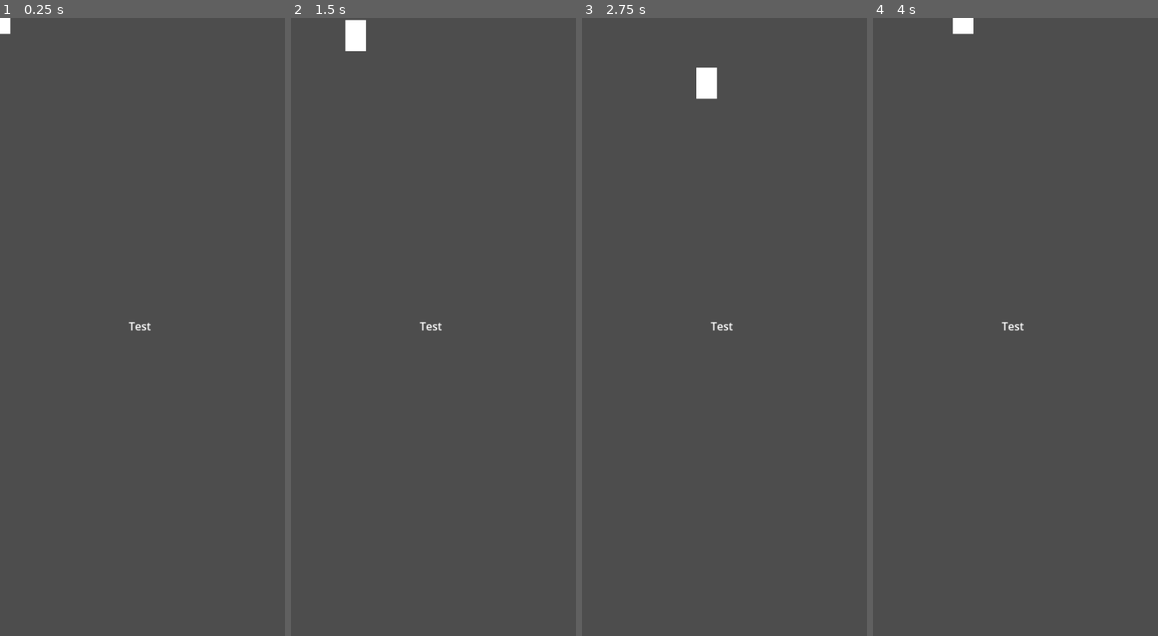
Above: before the commit, frames 1-4 (left to right).
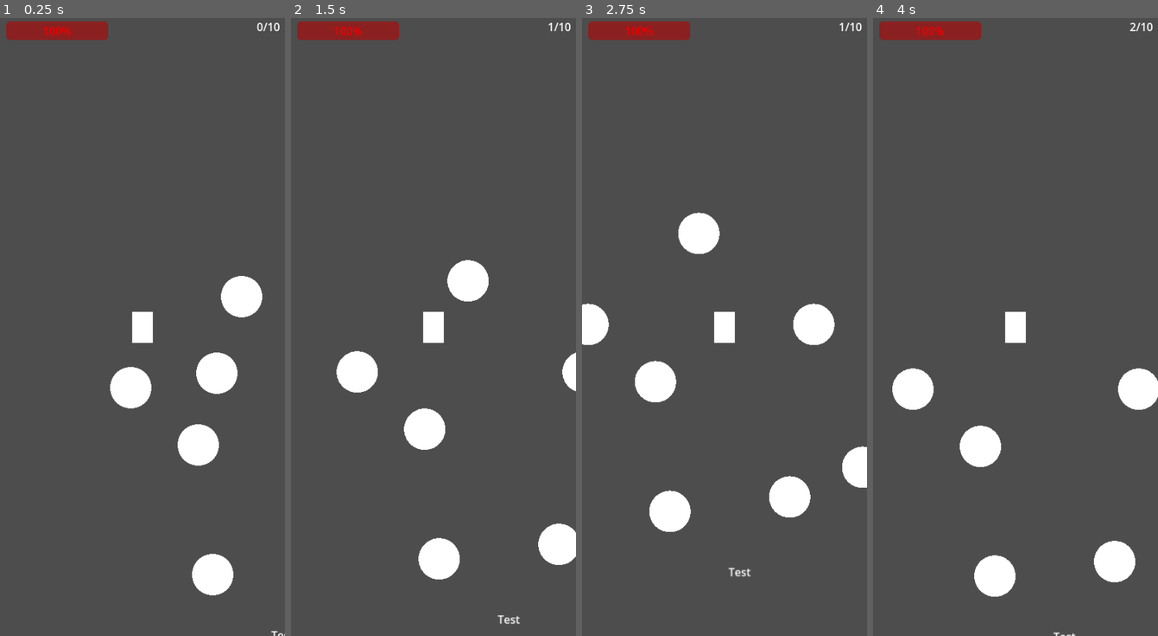
Above: after the commit, the same moments.

Repository: Razboinicul/7day-jam
Game: Godot game, scene res://Main.tscn
The game is run twice, just before and just after one commit, with the same random seed, the same clock (stepped at 60 frames per second) and the same inputs.
Inputs:
- Up to frame 1 (0.25 s): no input
- Up to frame 2 (1.5 s): tap Enter at 0.5 s; hold Right (ui_right) 0.53-1.28 s; hold Down (ui_down) from 1.28 s (still down)
- Up to frame 3 (2.75 s): release Down (ui_down) at 2.03 s; hold Right (ui_right) from 2.03 s (still down)
- Up to frame 4 (4 s): release Right (ui_right) at 2.78 s; hold Up (ui_up) 2.78-3.53 s; hold Left (ui_left) from 3.53 s (still down)

The runs differ from the first frame. In frame 1, 5.6% of the frame differs, in the area x 0-100%, y 0-100%; in frame 2, 5.8%; in frame 3, 6.9%, in the area x 0-100%, y 0-91%; in frame 4, 5.5%.

Commit message:
Coins, next level and string

Diff:
--- /dev/null
+++ b/Collectable/Coin.tscn
@@ -0,0 +1,20 @@
+[gd_scene load_steps=4 format=3 uid="uid://17skxsm0evxo"]
+
+[sub_resource type="StandardMaterial3D" id="StandardMaterial3D_djhhw"]
+albedo_color = Color(1, 1, 0, 1)
+
+[sub_resource type="SphereMesh" id="SphereMesh_4rxd6"]
+material = SubResource("StandardMaterial3D_djhhw")
+radius = 30.0
+height = 60.0
+
+[sub_resource type="CircleShape2D" id="CircleShape2D_a2cs2"]
+radius = 30.0
+
+[node name="Coin" type="StaticBody2D"]
+
+[node name="MeshInstance2D" type="MeshInstance2D" parent="."]
+mesh = SubResource("SphereMesh_4rxd6")
+
+[node name="CollisionShape2D" type="CollisionShape2D" parent="."]
+shape = SubResource("CircleShape2D_a2cs2")
--- /dev/null
+++ b/Global.gd
@@ -0,0 +1,14 @@
+extends Node
+
+var level: int = 0
+const max_level: int = 0
+
+func next_level():
+	if level != max_level:
+		level += 1
+		print("Going to next level")
+		var level_string: String = "res://Levels/Level"+str(level)+".tscn"
+		get_tree().change_scene_to_file(level_string)
+	else:
+		print("No next level")
+		get_tree().quit() #Placeholder
--- a/Levels/TestLevel.tscn
+++ b/Levels/TestLevel.tscn
@@ -1,7 +1,58 @@
-[gd_scene load_steps=2 format=3 uid="uid://djw3afutsk775"]
+[gd_scene load_steps=4 format=3 uid="uid://djw3afutsk775"]
 
 [ext_resource type="PackedScene" uid="uid://wrf5pem5elve" path="res://Player/Player.tscn" id="1_bovdl"]
+[ext_resource type="PackedScene" uid="uid://17skxsm0evxo" path="res://Collectable/Coin.tscn" id="2_aaokv"]
+
+[sub_resource type="ShaderMaterial" id="ShaderMaterial_r7s5g"]
 
 [node name="TestLevel" type="Node2D"]
 
 [node name="Player" parent="." instance=ExtResource("1_bovdl")]
+
+[node name="ProgressBar" type="ProgressBar" parent="Player"]
+modulate = Color(1, 0, 0, 1)
+self_modulate = Color(1, 0, 0, 1)
+texture_filter = 1
+material = SubResource("ShaderMaterial_r7s5g")
+offset_left = -198.0
+offset_top = -443.0
+offset_right = -50.0
+offset_bottom = -416.0
+step = 0.5
+
+[node name="Coins" type="Label" parent="Player"]
+offset_left = 166.0
+offset_top = -447.0
+offset_right = 206.0
+offset_bottom = -421.0
+text = "0/10"
+
+[node name="Coin" parent="." instance=ExtResource("2_aaokv")]
+position = Vector2(81, 171)
+
+[node name="Coin2" parent="." instance=ExtResource("2_aaokv")]
+position = Vector2(108, 67)
+
+[node name="Coin3" parent="." instance=ExtResource("2_aaokv")]
+position = Vector2(-17, 88)
+
+[node name="Coin4" parent="." instance=ExtResource("2_aaokv")]
+position = Vector2(144, -44)
+
+[node name="Coin5" parent="." instance=ExtResource("2_aaokv")]
+position = Vector2(102, 359)
+
+[node name="Coin6" parent="." instance=ExtResource("2_aaokv")]
+position = Vector2(382, 295)
+
+[node name="Coin7" parent="." instance=ExtResource("2_aaokv")]
+position = Vector2(311, 88)
+
+[node name="Coin8" parent="." instance=ExtResource("2_aaokv")]
+position = Vector2(276, 338)
+
+[node name="Coin9" parent="." instance=ExtResource("2_aaokv")]
+position = Vector2(585, 129)
+
+[node name="Coin10" parent="." instance=ExtResource("2_aaokv")]
+position = Vector2(427, 112)
--- a/Player/Player.gd
+++ b/Player/Player.gd
@@ -1,8 +1,17 @@
 extends CharacterBody2D
 
-
+@export var health: float = 100.0
+@export var coins: int = 0
 const SPEED = 125.0
 
+func _ready():
+	pass
+
+func _process(delta):
+	if coins >= 10:
+		Global.next_level()
+	$Coins.text = str(coins)+"/10"
+	$ProgressBar.value = health
 
 func _physics_process(delta):
 	velocity = Vector2.ZERO
@@ -15,3 +24,8 @@
 	if Input.is_action_pressed("ui_up"):
 		velocity.y = -SPEED
 	move_and_slide()
+
+func _on_area_2d_body_entered(body):
+	if "Coin" in body.name or body.name == "Coin":
+		coins += 1
+		body.queue_free()
--- a/Player/Player.tscn
+++ b/Player/Player.tscn
@@ -1,9 +1,12 @@
-[gd_scene load_steps=3 format=3 uid="uid://wrf5pem5elve"]
+[gd_scene load_steps=4 format=3 uid="uid://wrf5pem5elve"]
 
 [ext_resource type="Script" path="res://Player/Player.gd" id="1_nnpy4"]
 
 [sub_resource type="RectangleShape2D" id="RectangleShape2D_yo3mk"]
 size = Vector2(30, 45)
+
+[sub_resource type="RectangleShape2D" id="RectangleShape2D_njys6"]
+size = Vector2(32, 48)
 
 [node name="Player" type="CharacterBody2D"]
 script = ExtResource("1_nnpy4")
@@ -23,3 +26,13 @@
 
 [node name="CollisionShape2D" type="CollisionShape2D" parent="."]
 shape = SubResource("RectangleShape2D_yo3mk")
+
+[node name="Area2D" type="Area2D" parent="."]
+
+[node name="CollisionShape2D" type="CollisionShape2D" parent="Area2D"]
+shape = SubResource("RectangleShape2D_njys6")
+debug_color = Color(0.34902, 0, 0.701961, 0.74902)
+
+[node name="Camera2D" type="Camera2D" parent="."]
+
+[connection signal="body_entered" from="Area2D" to="." method="_on_area_2d_body_entered"]
--- a/project.godot
+++ b/project.godot
@@ -15,6 +15,10 @@
 config/features=PackedStringArray("4.1", "Forward Plus")
 config/icon="res://icon.svg"
 
+[autoload]
+
+Global="*res://Global.gd"
+
 [display]
 
 window/size/viewport_width=414
@@ -25,3 +29,38 @@
 [dotnet]
 
 project/assembly_name="7day Jam"
+
+[input]
+
+ui_left={
+"deadzone": 0.5,
+"events": [Object(InputEventKey,"resource_local_to_scene":false,"resource_name":"","device":0,"window_id":0,"alt_pressed":false,"shift_pressed":false,"ctrl_pressed":false,"meta_pressed":false,"pressed":false,"keycode":4194319,"physical_keycode":0,"key_label":0,"unicode":0,"echo":false,"script":null)
+, Object(InputEventJoypadButton,"resource_local_to_scene":false,"resource_name":"","device":0,"button_index":13,"pressure":0.0,"pressed":false,"script":null)
+, Object(InputEventJoypadMotion,"resource_local_to_scene":false,"resource_name":"","device":0,"axis":0,"axis_value":-1.0,"script":null)
+, Object(InputEventKey,"resource_local_to_scene":false,"resource_name":"","device":-1,"window_id":0,"alt_pressed":false,"shift_pressed":false,"ctrl_pressed":false,"meta_pressed":false,"pressed":false,"keycode":0,"physical_keycode":65,"key_label":0,"unicode":97,"echo":false,"script":null)
+]
+}
+ui_right={
+"deadzone": 0.5,
+"events": [Object(InputEventKey,"resource_local_to_scene":false,"resource_name":"","device":0,"window_id":0,"alt_pressed":false,"shift_pressed":false,"ctrl_pressed":false,"meta_pressed":false,"pressed":false,"keycode":4194321,"physical_keycode":0,"key_label":0,"unicode":0,"echo":false,"script":null)
+, Object(InputEventJoypadButton,"resource_local_to_scene":false,"resource_name":"","device":0,"button_index":14,"pressure":0.0,"pressed":false,"script":null)
+, Object(InputEventJoypadMotion,"resource_local_to_scene":false,"resource_name":"","device":0,"axis":0,"axis_value":1.0,"script":null)
+, Object(InputEventKey,"resource_local_to_scene":false,"resource_name":"","device":-1,"window_id":0,"alt_pressed":false,"shift_pressed":false,"ctrl_pressed":false,"meta_pressed":false,"pressed":false,"keycode":0,"physical_keycode":68,"key_label":0,"unicode":100,"echo":false,"script":null)
+]
+}
+ui_up={
+"deadzone": 0.5,
+"events": [Object(InputEventKey,"resource_local_to_scene":false,"resource_name":"","device":0,"window_id":0,"alt_pressed":false,"shift_pressed":false,"ctrl_pressed":false,"meta_pressed":false,"pressed":false,"keycode":4194320,"physical_keycode":0,"key_label":0,"unicode":0,"echo":false,"script":null)
+, Object(InputEventJoypadButton,"resource_local_to_scene":false,"resource_name":"","device":0,"button_index":11,"pressure":0.0,"pressed":false,"script":null)
+, Object(InputEventJoypadMotion,"resource_local_to_scene":false,"resource_name":"","device":0,"axis":1,"axis_value":-1.0,"script":null)
+, Object(InputEventKey,"resource_local_to_scene":false,"resource_name":"","device":-1,"window_id":0,"alt_pressed":false,"shift_pressed":false,"ctrl_pressed":false,"meta_pressed":false,"pressed":false,"keycode":0,"physical_keycode":87,"key_label":0,"unicode":119,"echo":false,"script":null)
+]
+}
+ui_down={
+"deadzone": 0.5,
+"events": [Object(InputEventKey,"resource_local_to_scene":false,"resource_name":"","device":0,"window_id":0,"alt_pressed":false,"shift_pressed":false,"ctrl_pressed":false,"meta_pressed":false,"pressed":false,"keycode":4194322,"physical_keycode":0,"key_label":0,"unicode":0,"echo":false,"script":null)
+, Object(InputEventJoypadButton,"resource_local_to_scene":false,"resource_name":"","device":0,"button_index":12,"pressure":0.0,"pressed":false,"script":null)
+, Object(InputEventJoypadMotion,"resource_local_to_scene":false,"resource_name":"","device":0,"axis":1,"axis_value":1.0,"script":null)
+, Object(InputEventKey,"resource_local_to_scene":false,"resource_name":"","device":-1,"window_id":0,"alt_pressed":false,"shift_pressed":false,"ctrl_pressed":false,"meta_pressed":false,"pressed":false,"keycode":0,"physical_keycode":83,"key_label":0,"unicode":115,"echo":false,"script":null)
+]
+}
